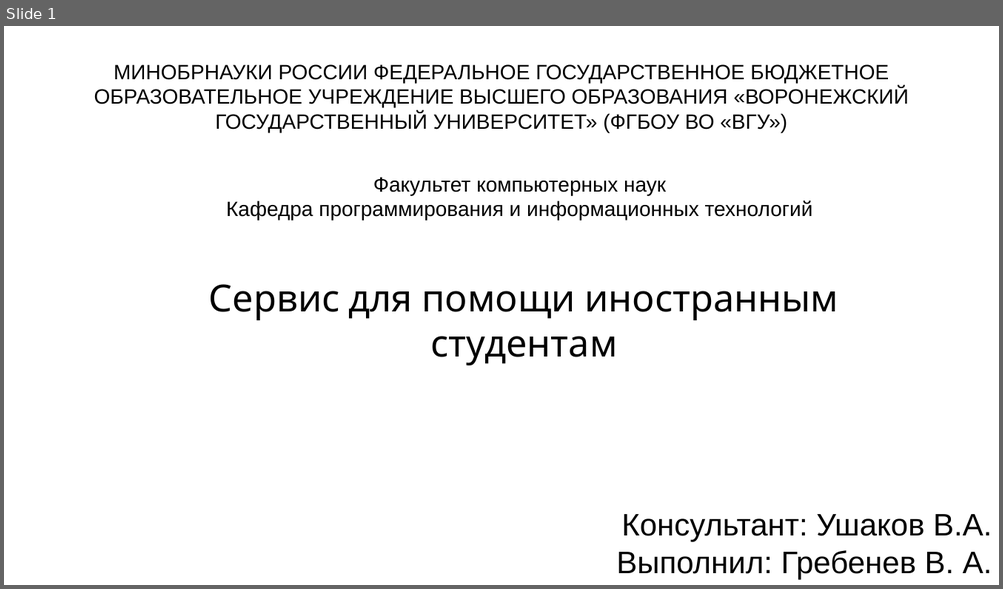
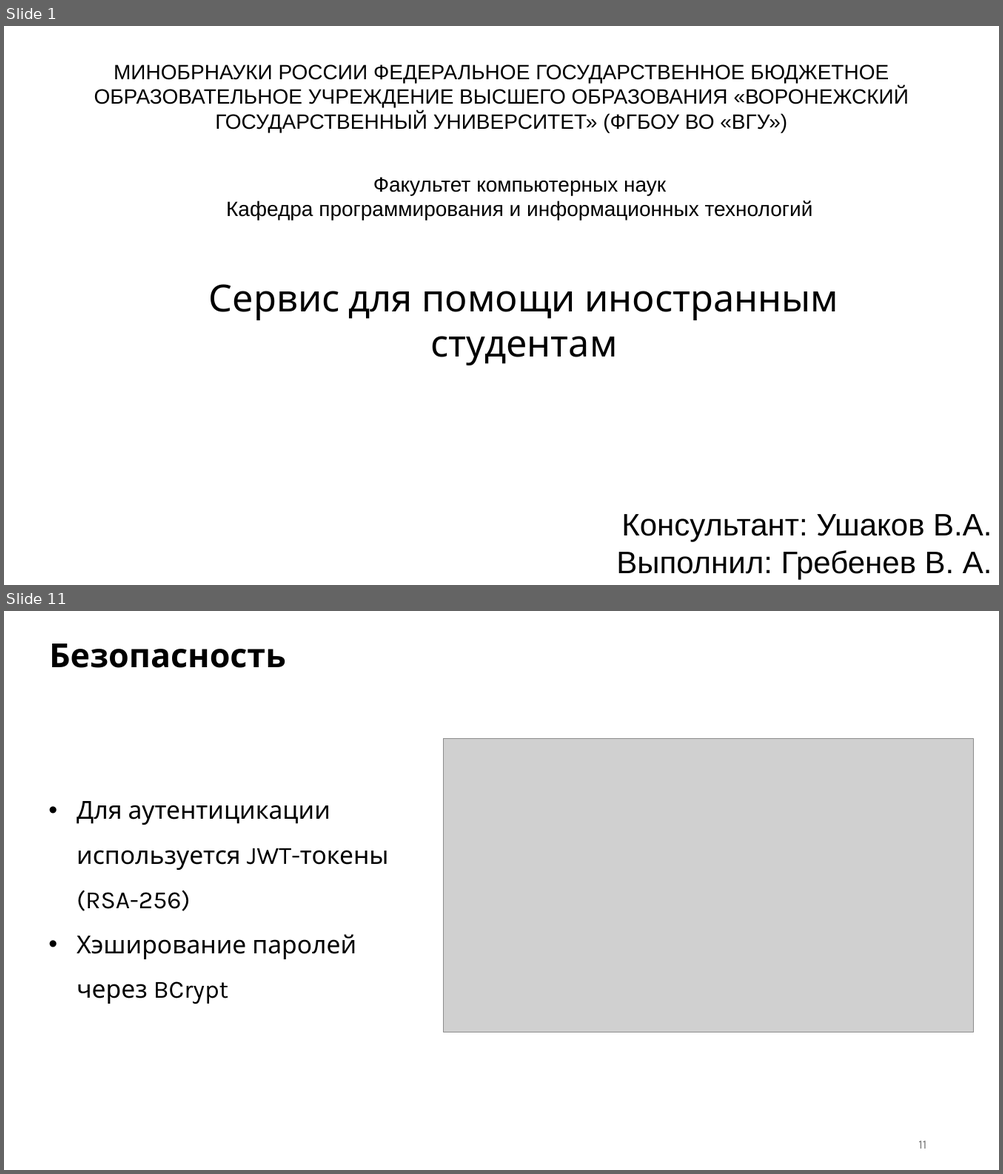
Before and after one commit to Ven-i-amin/vsu-on-board-bot, a slide deck: materials/презентация-2.pptx. Shown one above the other, each under a label of ours: slide 1 before the commit, slides 1 and 11 after it; the slides between them are not shown. The pictures are 1003x589 and 1003x1174 pixels, drawn with LibreOffice and Linux fonts; fonts in the diff are those of the drawing; grey boxes stand for pictures. Boxes give left, top, right and bottom in pixels: in the first picture for what was removed or moved away, otherwise in the second. Text is boxed around its words. In the diff, an @@ line names an element or a change of style, - is before the commit and + after.

```diff
--- a/materials/презентация-2.pptx
+++ b/materials/презентация-2.pptx
@@ slide 11 added at box(4, 611, 999, 1170), background #FFFFFF @@
@@ rectangle added at box(41, 633, 713, 678), outline #FFFFFF 1 pt @@
@@ text added at box(49, 644, 286, 668), 32 pt, text #000000, bold @@
+Безопасность
@@ picture added at box(444, 738, 973, 1033) @@
@@ text added at box(77, 801, 389, 1005), 24 pt, text #000000 @@
+• Для аутентицикации используется JWT-токены (RSA-256)
+• Хэширование паролей через BCrypt
@@ page number added at box(918, 1141, 926, 1149), 12 pt, text #757575 @@
+11
```
Also in this commit, not shown: 12 slides changed, 2 other slides added, 1 other file.
